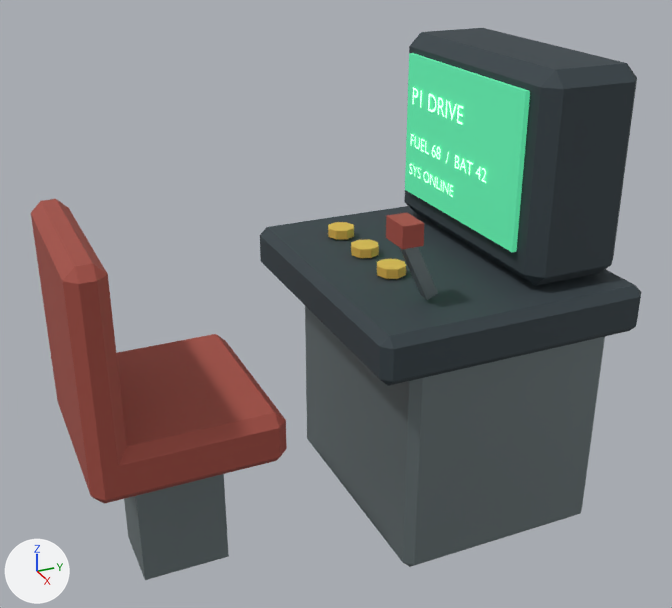
An edit to the FBX model DeadRailGame/Assets/_Dev_A/Models/Props/DeadRail_Drive_Console.fbx, drawn before and after from the same camera.
Before and after are seen from a camera (50 mm lens) standing at (2.241, -1.378, 1.828) and looking at (0.004, -0.372, 0.71). Lighting does not change. The marker at lower left points along +X, +Y and +Z. The first picture is the older version. Where no turn or scale is listed for an object, it has been applied to the vertices.

The first picture shows 'CRT_Housing.006', 'CRT_Screen.006', 'Console_Base.006', 'Console_Desk.006', 'Lever.006', 'Lever_Grip.006', 'Operator_Seat.006', 'Seat_Back.006', 'Seat_Pedestal.006' and 6 more.
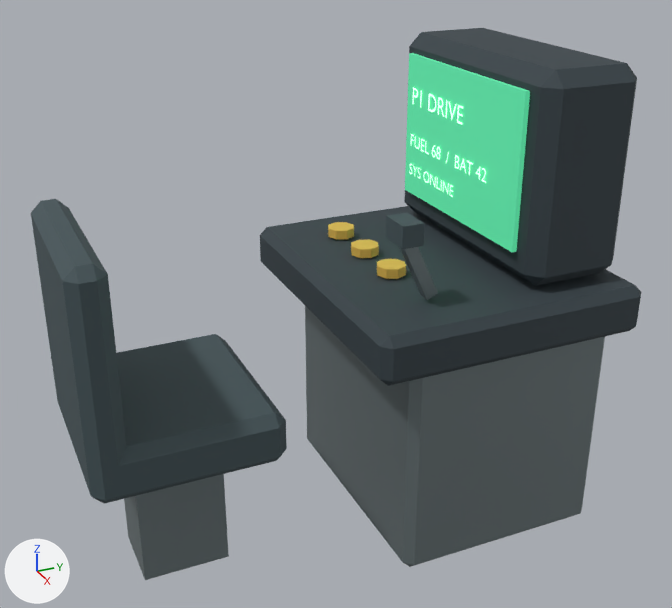
What changed in the scene script:
```text
Add mat_deadrail_lowpoly_paint_faded_red:
    mat_deadrail_lowpoly_paint_faded_red = principled_material('DeadRail_LowPoly_Paint_Faded_Red')
    mat_deadrail_lowpoly_paint_faded_red.base_color = (0.055, 0.085, 0.095)  # greyish cyan #425257
    mat_deadrail_lowpoly_paint_faded_red.roughness = 0.78
Change me_operator_seat_mesh_009:
    where me_operator_seat_mesh_009.from_pydata(...)  # 24 vertices, 44 faces; spans x -0.285..0.285, y -0.26..0.26, z -0.075..0.075
    remove me_operator_seat_mesh_009.materials.append(mat_deadrail_lowpoly_002_paint_faded_red)  # red #a44d42
    add me_operator_seat_mesh_009.materials.append(mat_deadrail_lowpoly_paint_faded_red)  # greyish cyan #425257
Change me_lever_grip_mesh_009:
    where me_lever_grip_mesh_009.from_pydata(...)  # 8 vertices, 12 faces; spans x -0.045..0.045, y -0.03..0.03, z -0.03..0.03
    remove me_lever_grip_mesh_009.materials.append(mat_deadrail_lowpoly_002_paint_faded_red)  # red #a44d42
    add me_lever_grip_mesh_009.materials.append(mat_deadrail_lowpoly_paint_faded_red)  # greyish cyan #425257
Change me_seat_back_mesh_009:
    where me_seat_back_mesh_009.from_pydata(...)  # 24 vertices, 44 faces; spans x -0.285..0.285, y -0.05..0.05, z -0.275..0.275
    remove me_seat_back_mesh_009.materials.append(mat_deadrail_lowpoly_002_paint_faded_red)  # red #a44d42
    add me_seat_back_mesh_009.materials.append(mat_deadrail_lowpoly_paint_faded_red)  # greyish cyan #425257
```

Changed parts and their boxes [x1, y1, x2, y2] in the pictures (672 x 608 px):
'Operator_Seat.006', recoloured (red to greyish cyan): [54, 334, 287, 504] in both
'Seat_Back.006', recoloured: [31, 199, 127, 470] in both
'Lever_Grip.006', recoloured (red to greyish cyan): [386, 213, 424, 249] in both
